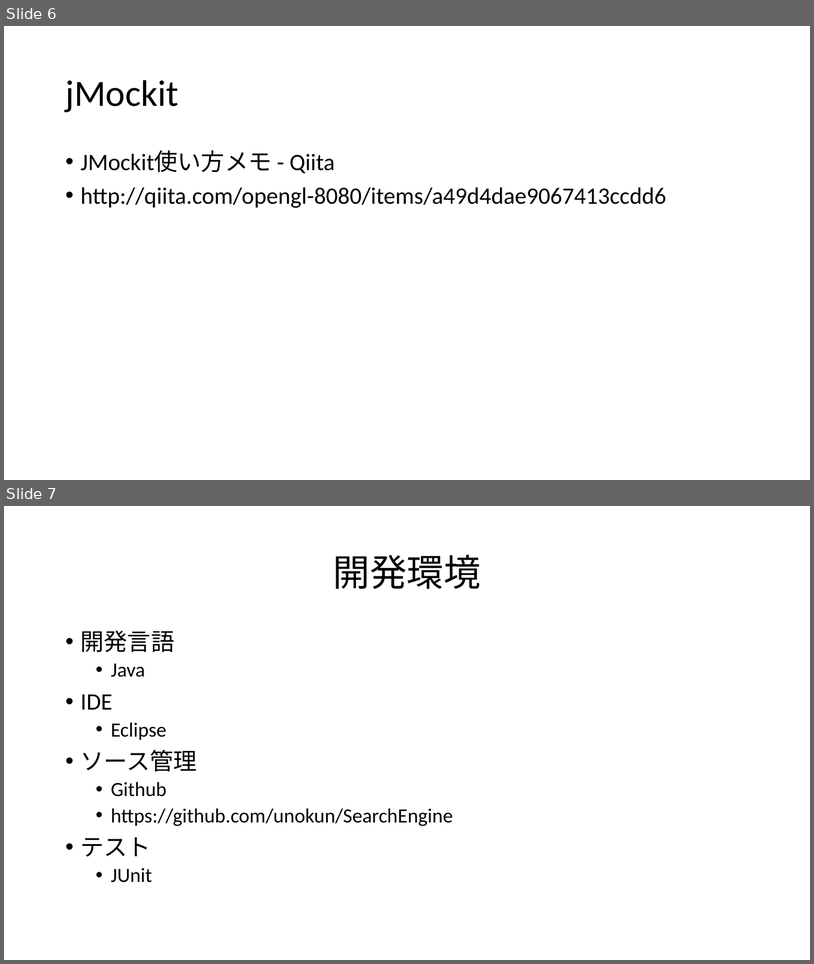
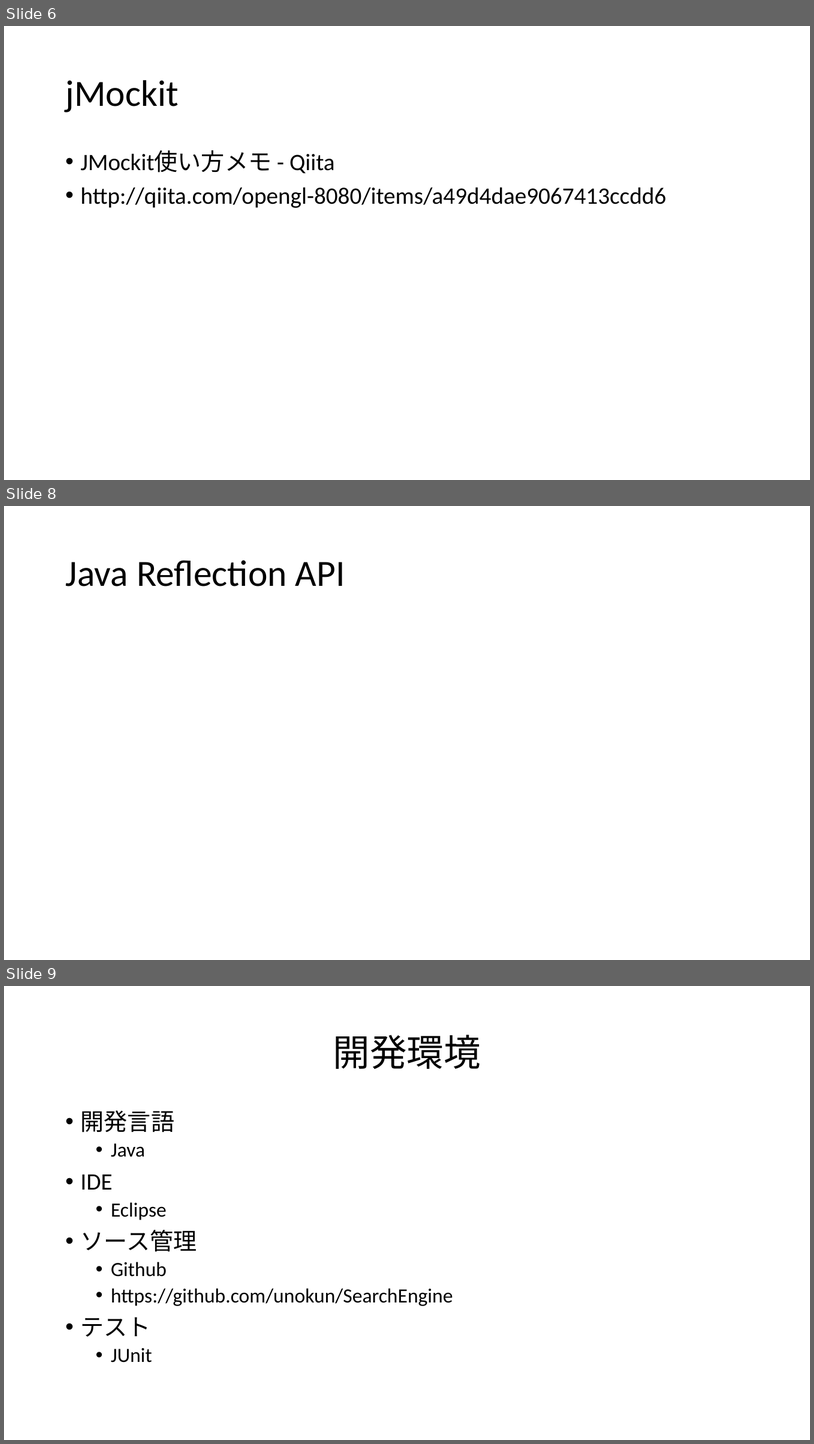
Before and after one commit to unokun/SearchEngine, a slide deck: doc/検索エンジン.pptx. Shown one above the other, each under a label of ours: slides 6 and 7 before the commit, slides 6, 8 and 9 after it; the slides between them are not shown. The pictures are 814x964 and 814x1444 pixels, drawn with LibreOffice and Linux fonts; fonts in the diff are those of the drawing. Boxes give left, top, right and bottom in pixels: in the first picture for what was removed or moved away, otherwise in the second. Text is boxed around its words. In the diff, an @@ line names an element or a change of style, - is before the commit and + after.

```diff
--- a/doc/検索エンジン.pptx
+++ b/doc/検索エンジン.pptx
@@ slide 8 added at [4, 506, 810, 960], background #FFFFFF @@
@@ title added at [65, 560, 345, 586], 44 pt, text #000000 @@
+Java Reflection API
@@ what was slide 7 is now slide 9 @@
```
Also in this commit, not shown: 1 other slide added, 11 other files.
